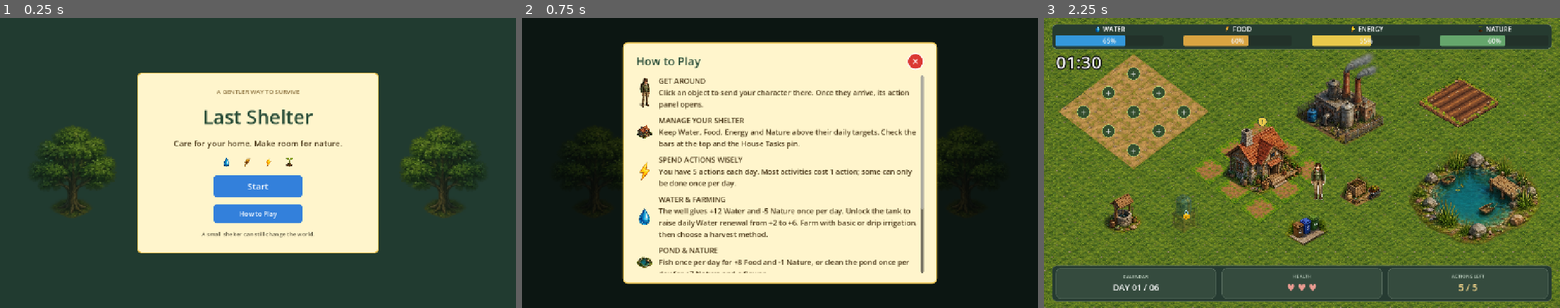
Above: before the commit, frames 1-3 (left to right).
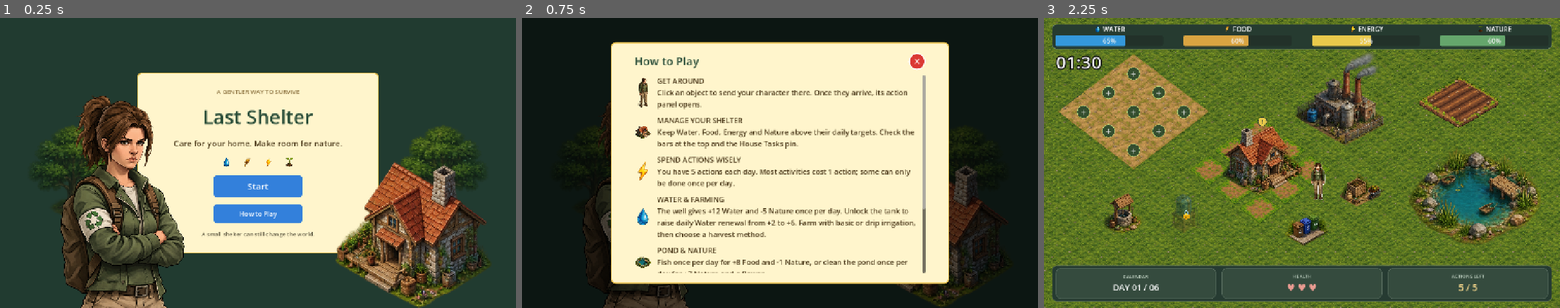
Above: after the commit, the same moments.

Repository: beyzAbdullahoglu/lastshelter
Game: Godot game, scene res://scenes/start_screen.tscn
Two runs of this game, one before a commit and one after it. Both use one fixed random seed, a clock stepped at 60 frames per second and the inputs below.
Inputs:
- Up to frame 1 (0.25 s): no input
- Up to frame 2 (0.75 s): click "How to Play" at 0.5 s
- Up to frame 3 (2.25 s): click "✕" at 1.25 s; click "Start" at 2 s

The runs differ from the first frame. In frame 1, 19% of the frame differs, in the area x 11-95%, y 26-100%; in frame 2, 14%; in frame 3, nothing differs.

Commit message:
start screen character added

Diff:
--- a/scenes/start_screen.tscn
+++ b/scenes/start_screen.tscn
@@ -1,18 +1,19 @@
-[gd_scene format=3]
-
-[ext_resource type="Script" path="res://scripts/start_screen.gd" id="1_script"]
-[ext_resource type="Theme" path="res://themes/modal_theme.tres" id="2_theme"]
-[ext_resource type="Texture2D" path="res://assets/nature/tree_healthy.png" id="3_tree"]
-[ext_resource type="Texture2D" path="res://assets/ui_icons/water_icon.png" id="4_water"]
-[ext_resource type="Texture2D" path="res://assets/ui_icons/wheat_icon.png" id="5_food"]
-[ext_resource type="Texture2D" path="res://assets/ui_icons/energy_icon.png" id="6_energy"]
-[ext_resource type="Texture2D" path="res://assets/nature/tree_sapling.png" id="7_nature"]
-[ext_resource type="Texture2D" path="res://assets/characters/survivor_pose_01.png" id="8_survivor"]
-[ext_resource type="Texture2D" path="res://assets/water/pond_healthy.png" id="9_pond"]
-[ext_resource type="Texture2D" path="res://assets/crises/drought.png" id="10_crisis"]
-[ext_resource type="Texture2D" path="res://assets/buildings/house_cottage.png" id="11_house"]
-
-[node name="StartScreen" type="Control"]
+[gd_scene format=3 uid="uid://c74cjyaeb6juk"]
+
+[ext_resource type="Script" uid="uid://7nhcww3k00ef" path="res://scripts/start_screen.gd" id="1_script"]
+[ext_resource type="Theme" uid="uid://cauvxg5r5vlji" path="res://themes/modal_theme.tres" id="2_theme"]
+[ext_resource type="Texture2D" uid="uid://cnsji5g76nkr1" path="res://assets/nature/tree_healthy.png" id="3_tree"]
+[ext_resource type="Texture2D" uid="uid://ck73pb0uf3exf" path="res://assets/ui_icons/water_icon.png" id="4_water"]
+[ext_resource type="Texture2D" uid="uid://cxjsbqtjp54bd" path="res://assets/ui_icons/wheat_icon.png" id="5_food"]
+[ext_resource type="Texture2D" uid="uid://cvc73lk021sik" path="res://assets/ui_icons/energy_icon.png" id="6_energy"]
+[ext_resource type="Texture2D" uid="uid://gceekdqqb8k1" path="res://assets/nature/tree_sapling.png" id="7_nature"]
+[ext_resource type="Texture2D" uid="uid://cent6lr26efs7" path="res://assets/characters/survivor_pose_01.png" id="8_survivor"]
+[ext_resource type="Texture2D" uid="uid://cygwm0b2c0g5k" path="res://assets/water/pond_healthy.png" id="9_pond"]
+[ext_resource type="Texture2D" uid="uid://b5x7nh2vv0vas" path="res://assets/crises/drought.png" id="10_crisis"]
+[ext_resource type="Texture2D" uid="uid://bbh21chttgnfg" path="res://assets/buildings/house_cottage.png" id="11_house"]
+[ext_resource type="Texture2D" uid="uid://5wr858hccrix" path="res://assets/characters/main_character.png" id="12_pcj7n"]
+
+[node name="StartScreen" type="Control" unique_id=708668549]
 layout_mode = 3
 anchors_preset = 15
 anchor_right = 1.0
@@ -22,7 +23,7 @@
 theme = ExtResource("2_theme")
 script = ExtResource("1_script")
 
-[node name="Background" type="ColorRect" parent="."]
+[node name="Background" type="ColorRect" parent="." unique_id=1900076255]
 layout_mode = 1
 anchors_preset = 15
 anchor_right = 1.0
@@ -31,32 +32,34 @@
 grow_vertical = 2
 color = Color(0.13, 0.23, 0.19, 1)
 
-[node name="LeftTree" type="TextureRect" parent="."]
-layout_mode = 1
+[node name="LeftTree" type="TextureRect" parent="." unique_id=276384295]
+modulate = Color(0.75, 0.82, 0.65, 0.62)
+layout_mode = 1
+anchors_preset = -1
 anchor_left = 0.04
 anchor_top = 0.28
 anchor_right = 0.24
 anchor_bottom = 0.78
+mouse_filter = 2
 texture = ExtResource("3_tree")
 expand_mode = 1
 stretch_mode = 5
+
+[node name="RightTree" type="TextureRect" parent="." unique_id=237160632]
 modulate = Color(0.75, 0.82, 0.65, 0.62)
-mouse_filter = 2
-
-[node name="RightTree" type="TextureRect" parent="."]
-layout_mode = 1
+layout_mode = 1
+anchors_preset = -1
 anchor_left = 0.76
 anchor_top = 0.28
 anchor_right = 0.96
 anchor_bottom = 0.78
+mouse_filter = 2
 texture = ExtResource("3_tree")
 expand_mode = 1
 stretch_mode = 5
 flip_h = true
-modulate = Color(0.75, 0.82, 0.65, 0.62)
-mouse_filter = 2
-
-[node name="Panel" type="PanelContainer" parent="."]
+
+[node name="Panel" type="PanelContainer" parent="." unique_id=564171720]
 layout_mode = 1
 anchors_preset = 8
 anchor_left = 0.5
@@ -70,33 +73,33 @@
 grow_horizontal = 2
 grow_vertical = 2
 
-[node name="Margin" type="MarginContainer" parent="Panel"]
+[node name="Margin" type="MarginContainer" parent="Panel" unique_id=719141730]
 layout_mode = 2
 theme_override_constants/margin_left = 42
 theme_override_constants/margin_top = 34
 theme_override_constants/margin_right = 42
 theme_override_constants/margin_bottom = 34
 
-[node name="Content" type="VBoxContainer" parent="Panel/Margin"]
+[node name="Content" type="VBoxContainer" parent="Panel/Margin" unique_id=1564224930]
 layout_mode = 2
 theme_override_constants/separation = 18
 alignment = 1
 
-[node name="Eyebrow" type="Label" parent="Panel/Margin/Content"]
+[node name="Eyebrow" type="Label" parent="Panel/Margin/Content" unique_id=1657713075]
 layout_mode = 2
 theme_override_colors/font_color = Color(0.55, 0.45, 0.25, 1)
 theme_override_font_sizes/font_size = 15
 text = "A GENTLER WAY TO SURVIVE"
 horizontal_alignment = 1
 
-[node name="Title" type="Label" parent="Panel/Margin/Content"]
+[node name="Title" type="Label" parent="Panel/Margin/Content" unique_id=1316620502]
 layout_mode = 2
 theme_override_colors/font_color = Color(0.16, 0.3, 0.22, 1)
 theme_override_font_sizes/font_size = 48
 text = "Last Shelter"
 horizontal_alignment = 1
 
-[node name="Subtitle" type="Label" parent="Panel/Margin/Content"]
+[node name="Subtitle" type="Label" parent="Panel/Margin/Content" unique_id=1244057325]
 layout_mode = 2
 theme_override_colors/font_color = Color(0.29, 0.22, 0.1, 1)
 theme_override_font_sizes/font_size = 20
@@ -104,40 +107,40 @@
 horizontal_alignment = 1
 autowrap_mode = 3
 
-[node name="ResourceIcons" type="HBoxContainer" parent="Panel/Margin/Content"]
+[node name="ResourceIcons" type="HBoxContainer" parent="Panel/Margin/Content" unique_id=1552822277]
 layout_mode = 2
 theme_override_constants/separation = 22
 alignment = 1
 
-[node name="WaterIcon" type="TextureRect" parent="Panel/Margin/Content/ResourceIcons"]
+[node name="WaterIcon" type="TextureRect" parent="Panel/Margin/Content/ResourceIcons" unique_id=1186110316]
 custom_minimum_size = Vector2(30, 30)
 layout_mode = 2
 texture = ExtResource("4_water")
 expand_mode = 1
 stretch_mode = 5
 
-[node name="FoodIcon" type="TextureRect" parent="Panel/Margin/Content/ResourceIcons"]
+[node name="FoodIcon" type="TextureRect" parent="Panel/Margin/Content/ResourceIcons" unique_id=1083993353]
 custom_minimum_size = Vector2(30, 30)
 layout_mode = 2
 texture = ExtResource("5_food")
 expand_mode = 1
 stretch_mode = 5
 
-[node name="EnergyIcon" type="TextureRect" parent="Panel/Margin/Content/ResourceIcons"]
+[node name="EnergyIcon" type="TextureRect" parent="Panel/Margin/Content/ResourceIcons" unique_id=930966052]
 custom_minimum_size = Vector2(30, 30)
 layout_mode = 2
 texture = ExtResource("6_energy")
 expand_mode = 1
 stretch_mode = 5
 
-[node name="NatureIcon" type="TextureRect" parent="Panel/Margin/Content/ResourceIcons"]
+[node name="NatureIcon" type="TextureRect" parent="Panel/Margin/Content/ResourceIcons" unique_id=436047303]
 custom_minimum_size = Vector2(30, 30)
 layout_mode = 2
 texture = ExtResource("7_nature")
 expand_mode = 1
 stretch_mode = 5
 
-[node name="StartButton" type="Button" parent="Panel/Margin/Content"]
+[node name="StartButton" type="Button" parent="Panel/Margin/Content" unique_id=2035564895]
 unique_name_in_owner = true
 custom_minimum_size = Vector2(220, 54)
 layout_mode = 2
@@ -146,7 +149,7 @@
 theme_override_font_sizes/font_size = 22
 text = "Start"
 
-[node name="HowToPlayButton" type="Button" parent="Panel/Margin/Content"]
+[node name="HowToPlayButton" type="Button" parent="Panel/Margin/Content" unique_id=907092815]
 unique_name_in_owner = true
 custom_minimum_size = Vector2(220, 46)
 layout_mode = 2
@@ -154,16 +157,17 @@
 mouse_default_cursor_shape = 2
 text = "How to Play"
 
-[node name="Footer" type="Label" parent="Panel/Margin/Content"]
+[node name="Footer" type="Label" parent="Panel/Margin/Content" unique_id=596242011]
 layout_mode = 2
 theme_override_colors/font_color = Color(0.38, 0.36, 0.27, 1)
 theme_override_font_sizes/font_size = 14
 text = "A small shelter can still change the world."
 horizontal_alignment = 1
 
-[node name="HowToPlayOverlay" type="ColorRect" parent="."]
+[node name="HowToPlayOverlay" type="ColorRect" parent="." unique_id=1372621608]
 unique_name_in_owner = true
 visible = false
+z_index = 10
 layout_mode = 1
 anchors_preset = 15
 anchor_right = 1.0
@@ -172,36 +176,36 @@
 grow_vertical = 2
 color = Color(0, 0, 0, 0.62)
 
-[node name="HowToPlayPanel" type="PanelContainer" parent="HowToPlayOverlay"]
+[node name="HowToPlayPanel" type="PanelContainer" parent="HowToPlayOverlay" unique_id=212767216]
 layout_mode = 1
 anchors_preset = 8
 anchor_left = 0.5
 anchor_top = 0.5
 anchor_right = 0.5
 anchor_bottom = 0.5
-offset_left = -390.0
+offset_left = -420.0
 offset_top = -300.0
-offset_right = 390.0
+offset_right = 420.0
 offset_bottom = 300.0
 grow_horizontal = 2
 grow_vertical = 2
 
-[node name="Margin" type="MarginContainer" parent="HowToPlayOverlay/HowToPlayPanel"]
-layout_mode = 2
-theme_override_constants/margin_left = 30
+[node name="Margin" type="MarginContainer" parent="HowToPlayOverlay/HowToPlayPanel" unique_id=1309205844]
+layout_mode = 2
+theme_override_constants/margin_left = 56
 theme_override_constants/margin_top = 24
-theme_override_constants/margin_right = 30
+theme_override_constants/margin_right = 56
 theme_override_constants/margin_bottom = 24
 
-[node name="Content" type="VBoxContainer" parent="HowToPlayOverlay/HowToPlayPanel/Margin"]
-layout_mode = 2
-theme_override_constants/separation = 14
-
-[node name="Header" type="HBoxContainer" parent="HowToPlayOverlay/HowToPlayPanel/Margin/Content"]
+[node name="Content" type="VBoxContainer" parent="HowToPlayOverlay/HowToPlayPanel/Margin" unique_id=1306166938]
+layout_mode = 2
+theme_override_constants/separation = 14
+
+[node name="Header" type="HBoxContainer" parent="HowToPlayOverlay/HowToPlayPanel/Margin/Content" unique_id=166720976]
 layout_mode = 2
 theme_override_constants/separation = 12
 
-[node name="Title" type="Label" parent="HowToPlayOverlay/HowToPlayPanel/Margin/Content/Header"]
+[node name="Title" type="Label" parent="HowToPlayOverlay/HowToPlayPanel/Margin/Content/Header" unique_id=826593127]
 layout_mode = 2
 size_flags_horizontal = 3
 theme_override_colors/font_color = Color(0.16, 0.3, 0.22, 1)
@@ -209,7 +213,7 @@
 text = "How to Play"
 vertical_alignment = 1
 
-[node name="CloseButton" type="Button" parent="HowToPlayOverlay/HowToPlayPanel/Margin/Content/Header"]
+[node name="CloseButton" type="Button" parent="HowToPlayOverlay/HowToPlayPanel/Margin/Content/Header" unique_id=521805263]
 unique_name_in_owner = true
 custom_minimum_size = Vector2(42, 42)
 layout_mode = 2
@@ -217,138 +221,156 @@
 theme_type_variation = &"CloseButton"
 text = "✕"
 
-[node name="Scroll" type="ScrollContainer" parent="HowToPlayOverlay/HowToPlayPanel/Margin/Content"]
+[node name="Scroll" type="ScrollContainer" parent="HowToPlayOverlay/HowToPlayPanel/Margin/Content" unique_id=1959953756]
 layout_mode = 2
 size_flags_vertical = 3
 horizontal_scroll_mode = 0
 
-[node name="Instructions" type="VBoxContainer" parent="HowToPlayOverlay/HowToPlayPanel/Margin/Content/Scroll"]
-layout_mode = 2
-size_flags_horizontal = 3
-theme_override_constants/separation = 14
-
-[node name="MovementRow" type="HBoxContainer" parent="HowToPlayOverlay/HowToPlayPanel/Margin/Content/Scroll/Instructions"]
-layout_mode = 2
-theme_override_constants/separation = 14
-
-[node name="MovementIcon" type="TextureRect" parent="HowToPlayOverlay/HowToPlayPanel/Margin/Content/Scroll/Instructions/MovementRow"]
+[node name="Instructions" type="VBoxContainer" parent="HowToPlayOverlay/HowToPlayPanel/Margin/Content/Scroll" unique_id=670805237]
+layout_mode = 2
+size_flags_horizontal = 3
+theme_override_constants/separation = 14
+
+[node name="MovementRow" type="HBoxContainer" parent="HowToPlayOverlay/HowToPlayPanel/Margin/Content/Scroll/Instructions" unique_id=1539845210]
+layout_mode = 2
+theme_override_constants/separation = 14
+
+[node name="MovementIcon" type="TextureRect" parent="HowToPlayOverlay/HowToPlayPanel/Margin/Content/Scroll/Instructions/MovementRow" unique_id=1254467156]
 custom_minimum_size = Vector2(42, 42)
 layout_mode = 2
 texture = ExtResource("8_survivor")
 expand_mode = 1
 stretch_mode = 5
 
-[node name="Movement" type="Label" parent="HowToPlayOverlay/HowToPlayPanel/Margin/Content/Scroll/Instructions/MovementRow"]
-layout_mode = 2
-size_flags_horizontal = 3
-theme_override_font_sizes/font_size = 18
-text = "GET AROUND\nClick an object to send your character there. Once they arrive, its action panel opens."
-autowrap_mode = 3
-
-[node name="ResourcesRow" type="HBoxContainer" parent="HowToPlayOverlay/HowToPlayPanel/Margin/Content/Scroll/Instructions"]
-layout_mode = 2
-theme_override_constants/separation = 14
-
-[node name="HouseIcon" type="TextureRect" parent="HowToPlayOverlay/HowToPlayPanel/Margin/Content/Scroll/Instructions/ResourcesRow"]
+[node name="Movement" type="Label" parent="HowToPlayOverlay/HowToPlayPanel/Margin/Content/Scroll/Instructions/MovementRow" unique_id=764104829]
+layout_mode = 2
+size_flags_horizontal = 3
+theme_override_font_sizes/font_size = 18
+text = "GET AROUND
+Click an object to send your character there. Once they arrive, its action panel opens."
+autowrap_mode = 3
+
+[node name="ResourcesRow" type="HBoxContainer" parent="HowToPlayOverlay/HowToPlayPanel/Margin/Content/Scroll/Instructions" unique_id=523303537]
+layout_mode = 2
+theme_override_constants/separation = 14
+
+[node name="HouseIcon" type="TextureRect" parent="HowToPlayOverlay/HowToPlayPanel/Margin/Content/Scroll/Instructions/ResourcesRow" unique_id=248158969]
 custom_minimum_size = Vector2(42, 42)
 layout_mode = 2
 texture = ExtResource("11_house")
 expand_mode = 1
 stretch_mode = 5
 
-[node name="Resources" type="Label" parent="HowToPlayOverlay/HowToPlayPanel/Margin/Content/Scroll/Instructions/ResourcesRow"]
-layout_mode = 2
-size_flags_horizontal = 3
-theme_override_font_sizes/font_size = 18
-text = "MANAGE YOUR SHELTER\nKeep Water, Food, Energy and Nature above their daily targets. Check the bars at the top and the House Tasks pin."
-autowrap_mode = 3
-
-[node name="ActionsRow" type="HBoxContainer" parent="HowToPlayOverlay/HowToPlayPanel/Margin/Content/Scroll/Instructions"]
-layout_mode = 2
-theme_override_constants/separation = 14
-
-[node name="ActionsIcon" type="TextureRect" parent="HowToPlayOverlay/HowToPlayPanel/Margin/Content/Scroll/Instructions/ActionsRow"]
+[node name="Resources" type="Label" parent="HowToPlayOverlay/HowToPlayPanel/Margin/Content/Scroll/Instructions/ResourcesRow" unique_id=1191159259]
+layout_mode = 2
+size_flags_horizontal = 3
+theme_override_font_sizes/font_size = 18
+text = "MANAGE YOUR SHELTER
+Keep Water, Food, Energy and Nature above their daily targets. Check the bars at the top and the House Tasks pin."
+autowrap_mode = 3
+
+[node name="ActionsRow" type="HBoxContainer" parent="HowToPlayOverlay/HowToPlayPanel/Margin/Content/Scroll/Instructions" unique_id=1165813613]
+layout_mode = 2
+theme_override_constants/separation = 14
+
+[node name="ActionsIcon" type="TextureRect" parent="HowToPlayOverlay/HowToPlayPanel/Margin/Content/Scroll/Instructions/ActionsRow" unique_id=1889422278]
 custom_minimum_size = Vector2(42, 42)
 layout_mode = 2
 texture = ExtResource("6_energy")
 expand_mode = 1
 stretch_mode = 5
 
-[node name="Actions" type="Label" parent="HowToPlayOverlay/HowToPlayPanel/Margin/Content/Scroll/Instructions/ActionsRow"]
-layout_mode = 2
-size_flags_horizontal = 3
-theme_override_font_sizes/font_size = 18
-text = "SPEND ACTIONS WISELY\nYou have 5 actions each day. Most activities cost 1 action; some can only be done once per day."
-autowrap_mode = 3
-
-[node name="WaterRow" type="HBoxContainer" parent="HowToPlayOverlay/HowToPlayPanel/Margin/Content/Scroll/Instructions"]
-layout_mode = 2
-theme_override_constants/separation = 14
-
-[node name="WaterIcon" type="TextureRect" parent="HowToPlayOverlay/HowToPlayPanel/Margin/Content/Scroll/Instructions/WaterRow"]
+[node name="Actions" type="Label" parent="HowToPlayOverlay/HowToPlayPanel/Margin/Content/Scroll/Instructions/ActionsRow" unique_id=1343666592]
+layout_mode = 2
+size_flags_horizontal = 3
+theme_override_font_sizes/font_size = 18
+text = "SPEND ACTIONS WISELY
+You have 5 actions each day. Most activities cost 1 action; some can only be done once per day."
+autowrap_mode = 3
+
+[node name="WaterRow" type="HBoxContainer" parent="HowToPlayOverlay/HowToPlayPanel/Margin/Content/Scroll/Instructions" unique_id=1547423445]
+layout_mode = 2
+theme_override_constants/separation = 14
+
+[node name="WaterIcon" type="TextureRect" parent="HowToPlayOverlay/HowToPlayPanel/Margin/Content/Scroll/Instructions/WaterRow" unique_id=1081113080]
 custom_minimum_size = Vector2(42, 42)
 layout_mode = 2
 texture = ExtResource("4_water")
 expand_mode = 1
 stretch_mode = 5
 
-[node name="Water" type="Label" parent="HowToPlayOverlay/HowToPlayPanel/Margin/Content/Scroll/Instructions/WaterRow"]
-layout_mode = 2
-size_flags_horizontal = 3
-theme_override_font_sizes/font_size = 18
-text = "WATER & FARMING\nThe well gives +12 Water and -5 Nature once per day. Unlock the tank to raise daily Water renewal from +2 to +6. Farm with basic or drip irrigation, then choose a harvest method."
-autowrap_mode = 3
-
-[node name="PondRow" type="HBoxContainer" parent="HowToPlayOverlay/HowToPlayPanel/Margin/Content/Scroll/Instructions"]
-layout_mode = 2
-theme_override_constants/separation = 14
-
-[node name="PondIcon" type="TextureRect" parent="HowToPlayOverlay/HowToPlayPanel/Margin/Content/Scroll/Instructions/PondRow"]
+[node name="Water" type="Label" parent="HowToPlayOverlay/HowToPlayPanel/Margin/Content/Scroll/Instructions/WaterRow" unique_id=1356747736]
+layout_mode = 2
+size_flags_horizontal = 3
+theme_override_font_sizes/font_size = 18
+text = "WATER & FARMING
+The well gives +12 Water and -5 Nature once per day. Unlock the tank to raise daily Water renewal from +2 to +6. Farm with basic or drip irrigation, then choose a harvest method."
+autowrap_mode = 3
+
+[node name="PondRow" type="HBoxContainer" parent="HowToPlayOverlay/HowToPlayPanel/Margin/Content/Scroll/Instructions" unique_id=2045859389]
+layout_mode = 2
+theme_override_constants/separation = 14
+
+[node name="PondIcon" type="TextureRect" parent="HowToPlayOverlay/HowToPlayPanel/Margin/Content/Scroll/Instructions/PondRow" unique_id=43443682]
 custom_minimum_size = Vector2(42, 42)
 layout_mode = 2
 texture = ExtResource("9_pond")
 expand_mode = 1
 stretch_mode = 5
 
-[node name="Pond" type="Label" parent="HowToPlayOverlay/HowToPlayPanel/Margin/Content/Scroll/Instructions/PondRow"]
-layout_mode = 2
-size_flags_horizontal = 3
-theme_override_font_sizes/font_size = 18
-text = "POND & NATURE\nFish once per day for +8 Food and -1 Nature, or clean the pond once per day for +7 Nature and a flower."
-autowrap_mode = 3
-
-[node name="TreesRow" type="HBoxContainer" parent="HowToPlayOverlay/HowToPlayPanel/Margin/Content/Scroll/Instructions"]
-layout_mode = 2
-theme_override_constants/separation = 14
-
-[node name="TreesIcon" type="TextureRect" parent="HowToPlayOverlay/HowToPlayPanel/Margin/Content/Scroll/Instructions/TreesRow"]
+[node name="Pond" type="Label" parent="HowToPlayOverlay/HowToPlayPanel/Margin/Content/Scroll/Instructions/PondRow" unique_id=439204352]
+layout_mode = 2
+size_flags_horizontal = 3
+theme_override_font_sizes/font_size = 18
+text = "POND & NATURE
+Fish once per day for +8 Food and -1 Nature, or clean the pond once per day for +7 Nature and a flower."
+autowrap_mode = 3
+
+[node name="TreesRow" type="HBoxContainer" parent="HowToPlayOverlay/HowToPlayPanel/Margin/Content/Scroll/Instructions" unique_id=141467939]
+layout_mode = 2
+theme_override_constants/separation = 14
+
+[node name="TreesIcon" type="TextureRect" parent="HowToPlayOverlay/HowToPlayPanel/Margin/Content/Scroll/Instructions/TreesRow" unique_id=474495001]
 custom_minimum_size = Vector2(42, 42)
 layout_mode = 2
 texture = ExtResource("3_tree")
 expand_mode = 1
 stretch_mode = 5
 
-[node name="Trees" type="Label" parent="HowToPlayOverlay/HowToPlayPanel/Margin/Content/Scroll/Instructions/TreesRow"]
-layout_mode = 2
-size_flags_horizontal = 3
-theme_override_font_sizes/font_size = 18
-text = "GROW YOUR GARDEN\nPlant one tree each day. It costs Water and gives Nature; after 10 seconds it matures and adds more Nature. Compost and recycling can also help restore Nature."
-autowrap_mode = 3
-
-[node name="CrisesRow" type="HBoxContainer" parent="HowToPlayOverlay/HowToPlayPanel/Margin/Content/Scroll/Instructions"]
-layout_mode = 2
-theme_override_constants/separation = 14
-
-[node name="CrisisIcon" type="TextureRect" parent="HowToPlayOverlay/HowToPlayPanel/Margin/Content/Scroll/Instructions/CrisesRow"]
+[node name="Trees" type="Label" parent="HowToPlayOverlay/HowToPlayPanel/Margin/Content/Scroll/Instructions/TreesRow" unique_id=1924845170]
+layout_mode = 2
+size_flags_horizontal = 3
+theme_override_font_sizes/font_size = 18
+text = "GROW YOUR GARDEN
+Plant one tree each day. It costs Water and gives Nature; after 10 seconds it matures and adds more Nature. Compost and recycling can also help restore Nature."
+autowrap_mode = 3
+
+[node name="CrisesRow" type="HBoxContainer" parent="HowToPlayOverlay/HowToPlayPanel/Margin/Content/Scroll/Instructions" unique_id=298348524]
+layout_mode = 2
+theme_override_constants/separation = 14
+
+[node name="CrisisIcon" type="TextureRect" parent="HowToPlayOverlay/HowToPlayPanel/Margin/Content/Scroll/Instructions/CrisesRow" unique_id=553435911]
 custom_minimum_size = Vector2(42, 42)
 layout_mode = 2
 texture = ExtResource("10_crisis")
 expand_mode = 1
 stretch_mode = 5
 
-[node name="Crises" type="Label" parent="HowToPlayOverlay/HowToPlayPanel/Margin/Content/Scroll/Instructions/CrisesRow"]
-layout_mode = 2
-size_flags_horizontal = 3
-theme_override_font_sizes/font_size = 18
-text = "RESPOND TO CRISES\nChoose whether to intervene when a crisis appears. Intervention costs an action but may reduce resource losses."
-autowrap_mode = 3
+[node name="Crises" type="Label" parent="HowToPlayOverlay/HowToPlayPanel/Margin/Content/Scroll/Instructions/CrisesRow" unique_id=2460617]
+layout_mode = 2
+size_flags_horizontal = 3
+theme_override_font_sizes/font_size = 18
+text = "RESPOND TO CRISES
+Choose whether to intervene when a crisis appears. Intervention costs an action but may reduce resource losses."
+autowrap_mode = 3
+
+[node name="MainCharacter" type="Sprite2D" parent="." unique_id=1644113795]
+position = Vector2(289.99997, 456)
+scale = Vector2(0.4069282, 0.4065118)
+texture = ExtResource("12_pcj7n")
+
+[node name="HouseCottage" type="Sprite2D" parent="." unique_id=527471643]
+position = Vector2(1026, 539)
+scale = Vector2(1.1021221, 1.1848484)
+texture = ExtResource("11_house")
+flip_h = true
Binary file added: assets/characters/main_character.png
Not shown, added: assets/characters/main_character.png.import
